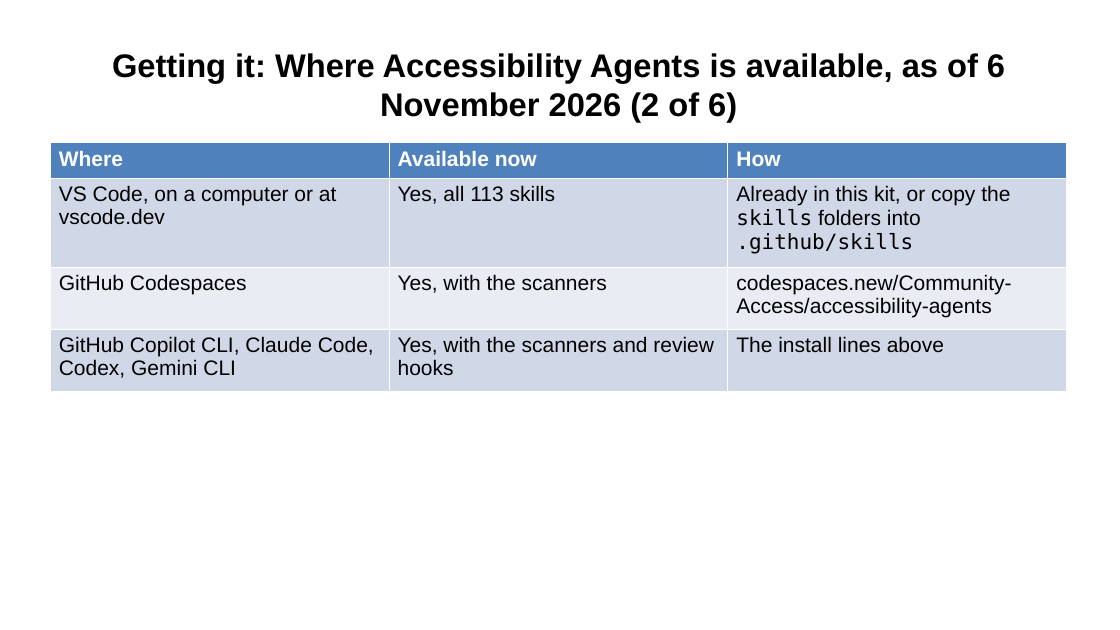
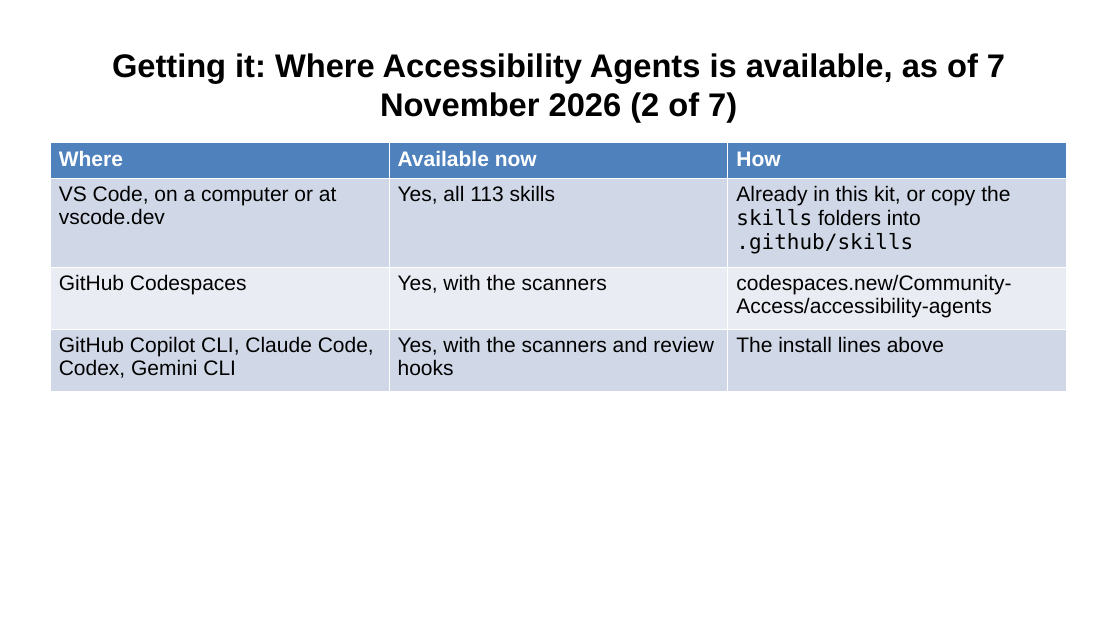
Before and after one commit to Community-Access/glow, a slide deck: slide 21 of docs/ahg-2026/kit/accessibility-agents.pptx (slide 19 before the commit). Drawn at 1120x630 pixels with LibreOffice and Linux fonts; fonts in the diff are those of the drawing. Boxes give left, top, right and bottom in pixels: in the first picture for what was removed or moved away, otherwise in the second. Text is boxed around its words. In the diff, an @@ line names an element or a change of style, - is before the commit and + after.

```diff
--- a/docs/ahg-2026/kit/accessibility-agents.pptx
+++ b/docs/ahg-2026/kit/accessibility-agents.pptx
@@ title at box(112, 53, 1005, 122): text changed @@
-Getting it: Where Accessibility Agents is available, as of 6 November 2026 (2 of 6)
+Getting it: Where Accessibility Agents is available, as of 7 November 2026 (2 of 7)
```
Also in this commit, not shown: 7 other slides changed, 3 slides added, 4 other files.
